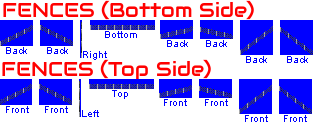
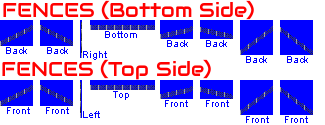
Revision of a layered 325×125 image; what changed, layer by layer:
renamed "FENCES TOP" to "RAVE", painted on it over [0, 79, 313, 123]
